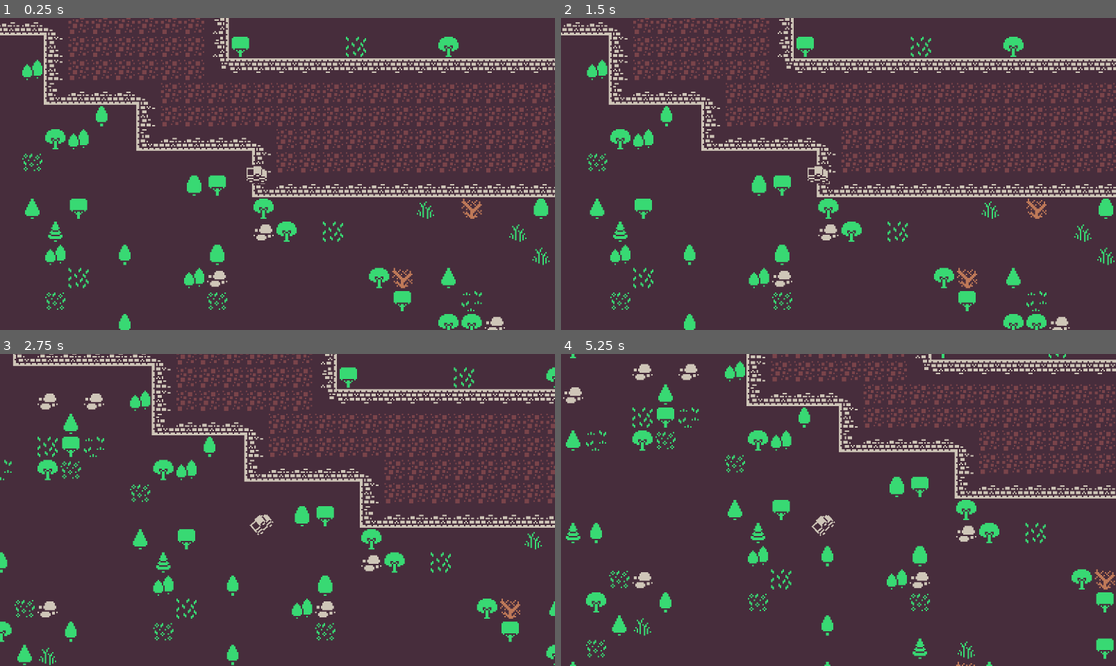
Above: before the commit, frames 1-4 (two rows, left to right).
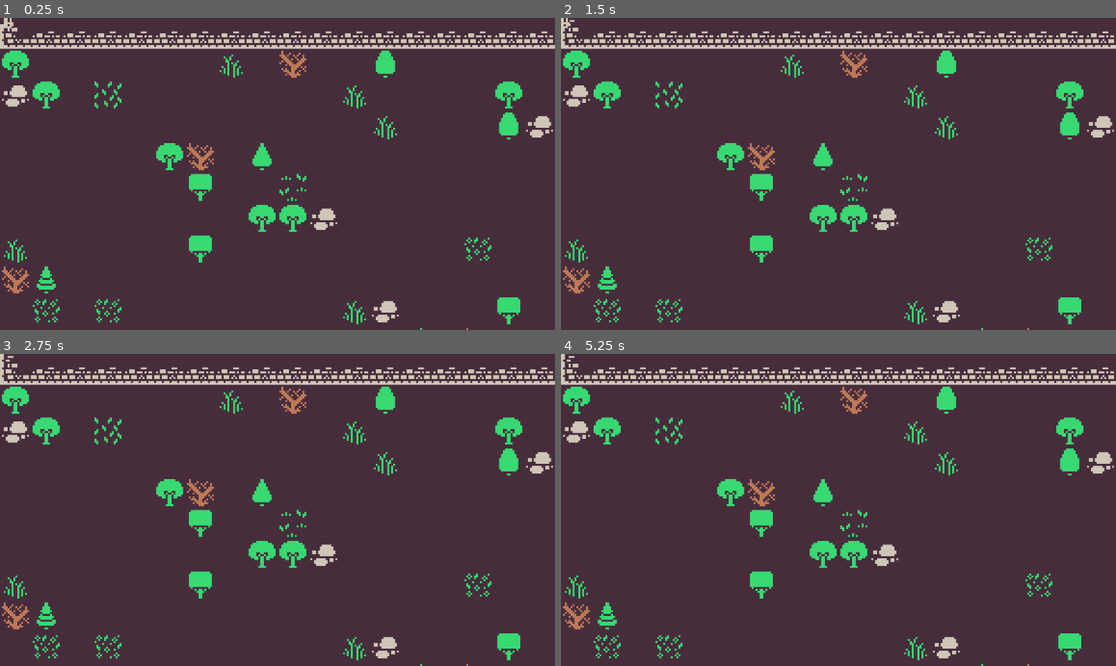
Above: after the commit, the same moments.

Repository: melhor-ia/Race-yourself
Game: Godot game, scene res://game.tscn
Two runs of this game, one before a commit and one after it. Both use one fixed random seed, a clock stepped at 60 frames per second and the inputs below.
Inputs:
- Up to frame 1 (0.25 s): no input
- Up to frame 2 (1.5 s): tap Enter at 0.5 s; hold D (move_right) 0.53-1.28 s; tap Space at 1.25 s; hold S (move_down) from 1.28 s (still down)
- Up to frame 3 (2.75 s): release S (move_down) at 2.03 s; hold D (move_right) from 2.03 s (still down)
- Up to frame 4 (5.25 s): release D (move_right) at 2.78 s; hold W (move_up) 2.78-3.53 s; hold A (move_left) 3.53-5.03 s; tap Enter at 4.25 s; tap Space at 5 s; hold S (move_down) from 5.03 s (still down)

The runs differ from the first frame. In frame 1, 21% of the frame differs, in the area x 0-100%, y 0-100%; in frame 2, 21%; in frame 3, 20%; in frame 4, 18%.

Commit message:
split camera from player

Diff:
--- a/race-yourself/elements/delorian/de_lorean.gd
+++ b/race-yourself/elements/delorian/de_lorean.gd
@@ -11,7 +11,7 @@
 @export var traction_fast = 2.5  # Traction factor when the car is moving fast (affects control)
 @export var traction_slow = 10  # Traction factor when the car is moving slow (affects control)
 
-var wheel_base = 65  # Distance between the front and back axle of the car
+var wheel_base = 14  # Distance between the front and back axle of the car
 var acceleration = Vector2.ZERO  # Current acceleration vector
 var steer_direction  # Current direction of steering
 
--- a/race-yourself/elements/delorian/de_lorean.tscn
+++ b/race-yourself/elements/delorian/de_lorean.tscn
@@ -5,25 +5,24 @@
 
 [sub_resource type="AtlasTexture" id="AtlasTexture_2pjhi"]
 atlas = ExtResource("2_jxhqk")
-region = Rect2(704, 19, 16, 13)
+region = Rect2(739, 17, 10, 14)
 
 [sub_resource type="RectangleShape2D" id="RectangleShape2D_fc0e3"]
 size = Vector2(64, 52)
 
 [node name="DeLorean" type="CharacterBody2D"]
 script = ExtResource("1_jxhqk")
+steering_angle = 5
+engine_power = 300
+traction_fast = 3.5
 is_active = true
 
 [node name="Sprite2D" type="Sprite2D" parent="."]
-position = Vector2(12, 1)
+position = Vector2(0, 1)
+rotation = -1.5708
 scale = Vector2(4, 4)
 texture = SubResource("AtlasTexture_2pjhi")
 
 [node name="CollisionShape2D" type="CollisionShape2D" parent="."]
-position = Vector2(12, 1)
+position = Vector2(0, 1)
 shape = SubResource("RectangleShape2D_fc0e3")
-
-[node name="Camera2D" type="Camera2D" parent="."]
-position = Vector2(70, 0)
-zoom = Vector2(0.75, 0.75)
-position_smoothing_speed = 10.0
--- a/race-yourself/game.tscn
+++ b/race-yourself/game.tscn
@@ -1291,4 +1291,3 @@
 tile_set = SubResource("TileSet_fc0e3")
 
 [node name="DeLorean" parent="." instance=ExtResource("1_80nbo")]
-engine_power = 300
--- a/race-yourself/project.godot
+++ b/race-yourself/project.godot
@@ -14,6 +14,13 @@
 run/main_scene="uid://cocthpek3s5dk"
 config/features=PackedStringArray("4.4", "Forward Plus")
 config/icon="res://icon.svg"
+
+[file_customization]
+
+folder_colors={
+"res://assets/": "red",
+"res://elements/": "yellow"
+}
 
 [input]
 
Not shown, removed: LICENSE
